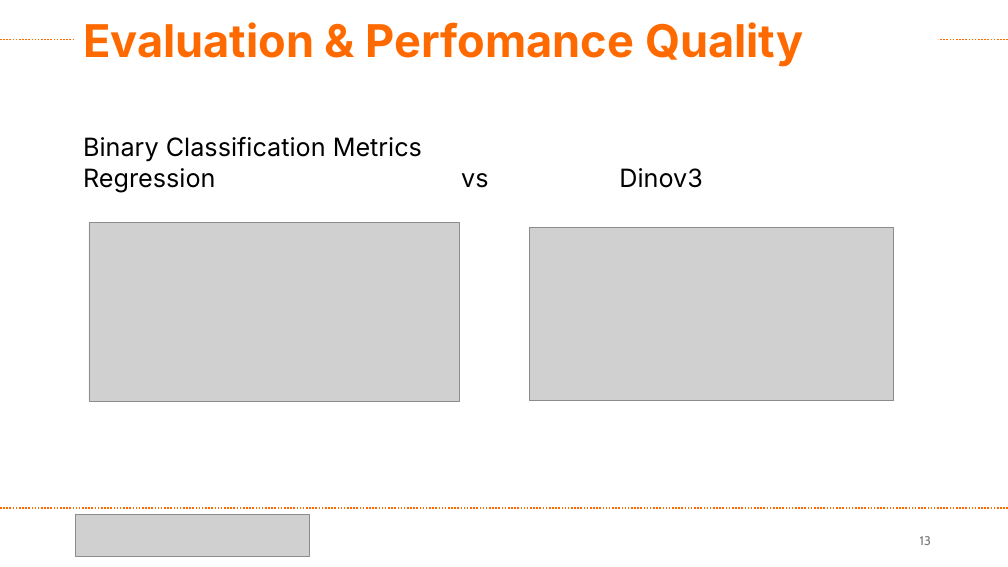
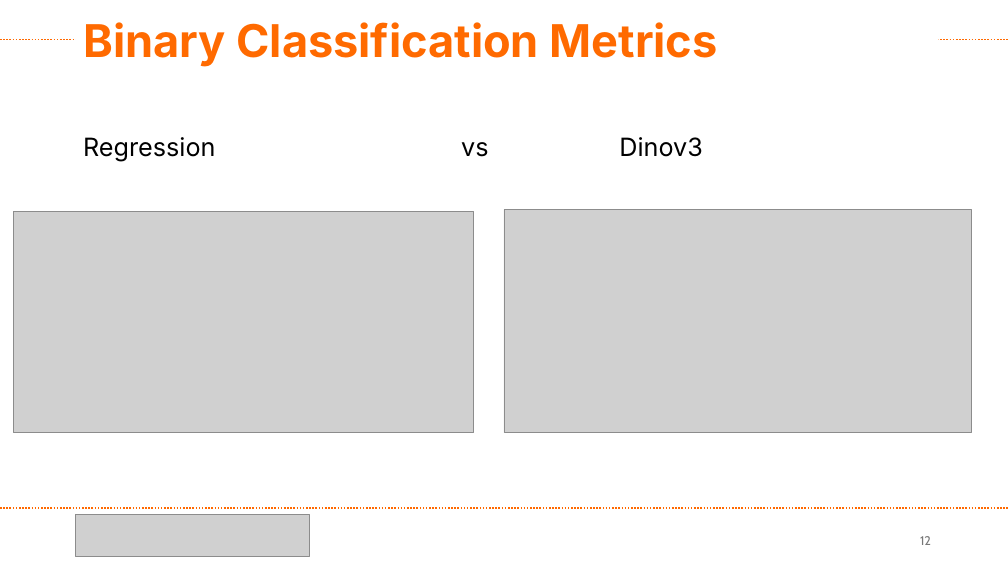
Before and after one commit to NoahRau/AIandSec_Project3, a slide deck: slide 12 of AIandSecurity.pptx (slide 13 before the commit). Drawn at 1008x567 pixels with LibreOffice and Linux fonts; fonts in the diff are those of the drawing; grey boxes stand for pictures. Boxes give left, top, right and bottom in pixels: in the first picture for what was removed or moved away, otherwise in the second. Text is boxed around its words. In the diff, an @@ line names an element or a change of style, - is before the commit and + after.

```diff
--- a/AIandSecurity.pptx
+++ b/AIandSecurity.pptx
@@ text at bbox=[83, 22, 718, 67]: text changed @@
-Evaluation & Perfomance Quality
+Binary Classification Metrics
@@ text at bbox=[83, 137, 422, 161]: paragraph removed @@
-Binary Classification Metrics
@@ picture: place and size @@
-picture at bbox=[529, 228, 893, 402]
+picture at bbox=[504, 209, 972, 433]
@@ picture: place and size @@
-picture at bbox=[89, 222, 460, 401]
+picture at bbox=[14, 211, 474, 433]
@@ page number at bbox=[920, 536, 931, 545]: text changed @@
-13
+12
```
Also in this commit, not shown: 3 other slides changed, 1 slide removed, 4 other files.
